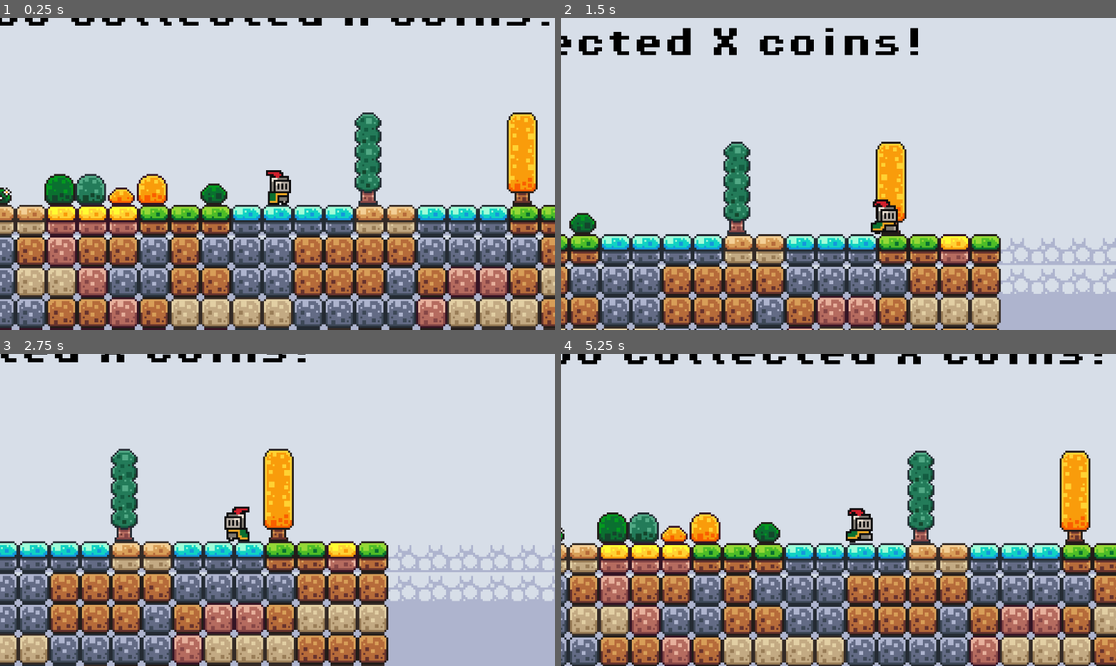
Above: before the commit, frames 1-4 (two rows, left to right).
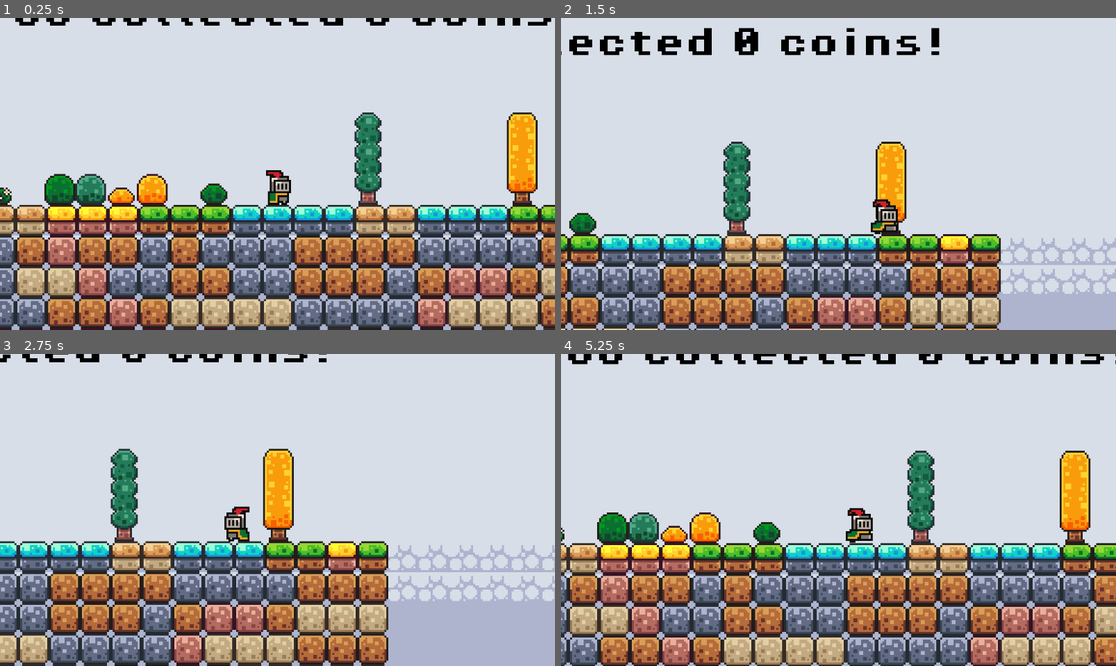
Above: after the commit, the same moments.

Repository: sahilchess/Fruity-Frenzy
Game: Godot game, scene res://levels/level_5.tscn
Same seed, same stepped clock (60 frames per second), same inputs: the game is played once before the commit and once after it. This scene is started directly instead of the project's main scene.
Inputs:
- Up to frame 1 (0.25 s): no input
- Up to frame 2 (1.5 s): tap Enter at 0.5 s; hold D (move_right) from 0.53 s (still down); tap Up (jump) at 0.77 s
- Up to frame 3 (2.75 s): tap Up (jump) at 1.52 s; release D (move_right) at 2.03 s; hold A (move_left) from 2.03 s (still down)
- Up to frame 4 (5.25 s): release A (move_left) at 2.78 s; hold D (move_right) 2.78-4.28 s; tap Up (jump) at 3.02, 3.77, 4.52 s; hold A (move_left) 4.28-5.03 s; hold D (move_right) from 5.03 s (still down)

The runs differ from the first frame. In frame 1, 1.5% of the frame differs, in the area x 0-100%, y 0-3%; in frame 2, 3.0%, in the area x 0-69%, y 3-13%; in frame 3, 0.9%; in frame 4, 1.9%.

Commit message:
coin collection done

Diff:
--- a/levels/level_5.tscn
+++ b/levels/level_5.tscn
@@ -1,8 +1,9 @@
-[gd_scene load_steps=13 format=4 uid="uid://bafkyfqvgdjsl"]
+[gd_scene load_steps=14 format=4 uid="uid://bafkyfqvgdjsl"]
 
 [ext_resource type="Script" uid="uid://6mqiya0mbvae" path="res://scripts/score_counter.gd" id="1_r02ll"]
 [ext_resource type="FontFile" uid="uid://cs0pw7bw4r4qf" path="res://assets/fonts/PixelOperator8-Bold.ttf" id="2_26h77"]
 [ext_resource type="Texture2D" uid="uid://jasqxcrfkh21" path="res://assets/sprites/world_tileset.png" id="3_1y5xd"]
+[ext_resource type="Script" uid="uid://v3jgrk5qntch" path="res://scripts/score_label.gd" id="3_g5mgy"]
 [ext_resource type="PackedScene" uid="uid://bgmim7m54t7iu" path="res://scenes/player.tscn" id="4_26h77"]
 [ext_resource type="PackedScene" uid="uid://dyes5okcpttcy" path="res://scenes/killzone.tscn" id="4_g5mgy"]
 
@@ -280,6 +281,7 @@
 theme_override_font_sizes/font_size = 16
 text = "You collected X coins!"
 horizontal_alignment = 1
+script = ExtResource("3_g5mgy")
 metadata/_edit_use_anchors_ = true
 
 [node name="Background" type="TileMapLayer" parent="."]
--- a/scripts/score_counter.gd
+++ b/scripts/score_counter.gd
@@ -6,4 +6,4 @@
 
 func add_point():
 	score += 1
-	score_label.text = "You collected " + str(score) + " coins."
+	print("You collected " + str(score) + " coins.")
--- a/scripts/score_label.gd
+++ b/scripts/score_label.gd
@@ -1,11 +1,4 @@
 extends Label
 
-
-# Called when the node enters the scene tree for the first time.
-func _ready() -> void:
-	pass # Replace with function body.
-
-
-# Called every frame. 'delta' is the elapsed time since the previous frame.
-func _process(delta: float) -> void:
-	pass
+func _process(delta):
+	text = "🍓 You collected " + str(ScoreCounter.score) + " coins!"
